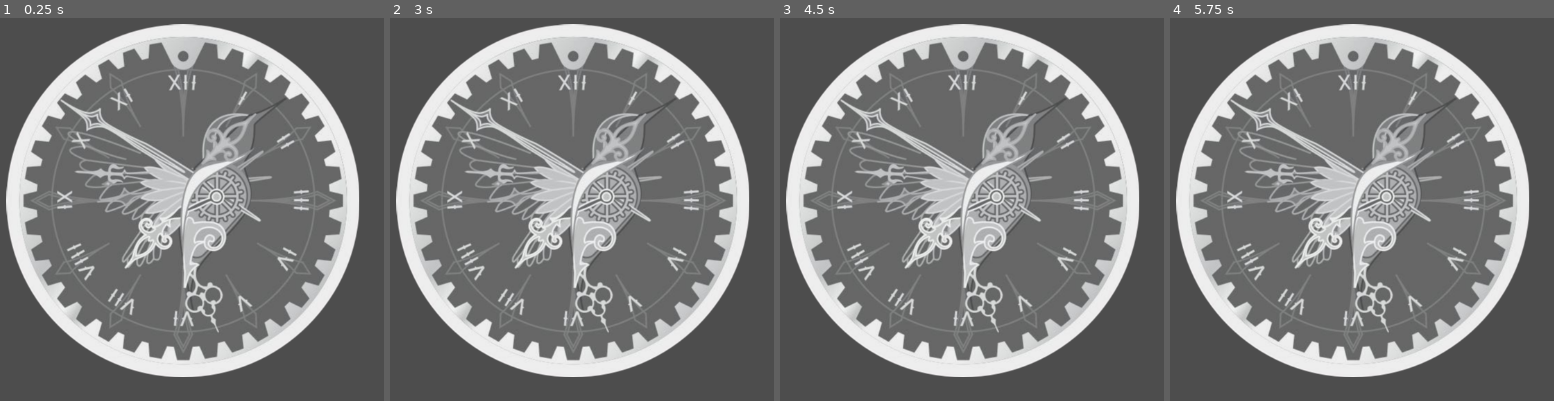
Above: before the commit, frames 1-4 (left to right).
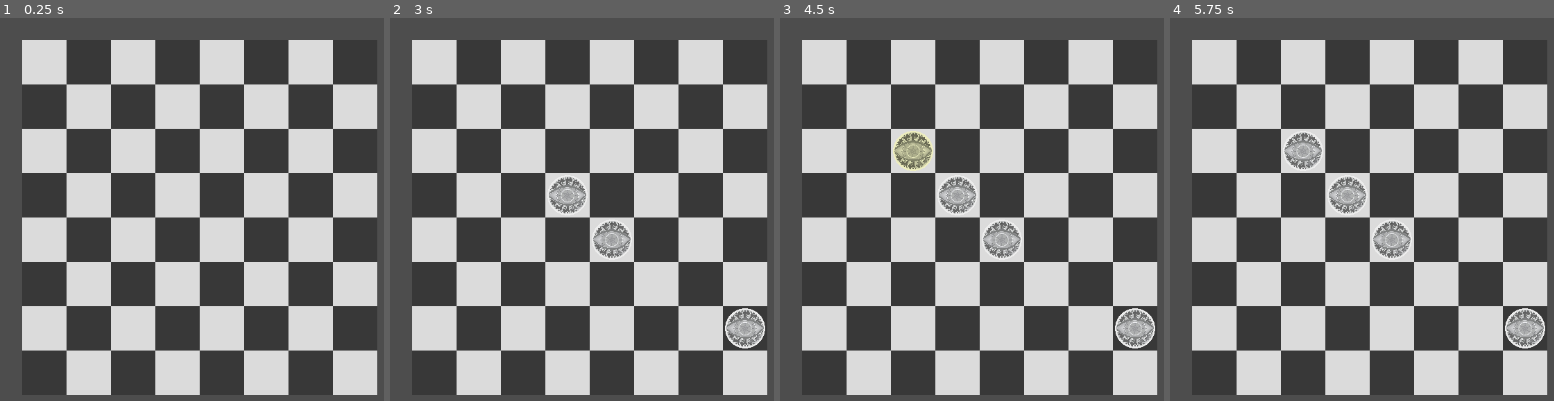
Above: after the commit, the same moments.

Repository: wincor-nixdorf/Gears2D
Game: Godot game, scene res://scenes/board.tscn
Two runs of this game, one before a commit and one after it. Both use one fixed random seed, a clock stepped at 60 frames per second and the inputs below. Before the commit the project starts from res://scenes/gear.tscn.
Inputs (mouse positions are in pixels of both pictures, inside the frame that each line leads up to):
- Up to frame 1 (0.25 s): no input
- Up to frame 2 (3 s): tap Enter at 0.5, 2 s; move the mouse to (574, 201) at 0.52 s; click (574, 201) at 0.67 s; tap Space at 1.25, 2.75 s; move the mouse to (605, 240) at 1.27 s; click (605, 240) at 1.42 s; move the mouse to (outside the picture) at 2.02 s; click (outside the picture) at 2.17 s; move the mouse to (724, 309) at 2.77 s; click (724, 309) at 2.92 s
- Up to frame 3 (4.5 s): tap Enter at 3.5 s; move the mouse to (outside the picture) at 3.52 s; click (outside the picture) at 3.67 s; tap Space at 4.25 s; move the mouse to (914, 152) at 4.27 s; click (914, 152) at 4.42 s
- Up to frame 4 (5.75 s): move the mouse to (outside the picture) at 5.02 s; click (outside the picture) at 5.17 s

The runs differ from the first frame. In frame 1, 72% of the frame differs, in the area x 1-99%, y 1-99%; in frame 2, 73%; in frame 3, 73%; in frame 4, 72%.

Commit message:
20260224
Начало: Gear, Cell, Board

Diff:
--- a/project.godot
+++ b/project.godot
@@ -11,7 +11,7 @@
 [application]
 
 config/name="Gears2D"
-run/main_scene="uid://b47r4iy5y6o7c"
+run/main_scene="uid://dcjnfunlci5tn"
 config/features=PackedStringArray("4.5", "GL Compatibility")
 config/icon="res://icon.svg"
 
--- /dev/null
+++ b/scenes/board.gd
@@ -0,0 +1,55 @@
+extends Node2D
+
+const CELL_SIZE = 64
+const CELL_INDENT = 0.9
+const BOARD_SIZE = 8
+const BOARD_SHIFT_X = 100
+const BOARD_SHIFT_Y = 100
+const GEAR_TEXTURE_SIZE = 509  # замените на реальный размер вашей текстуры
+
+var cells: Array = []  # двумерный массив ссылок на клетки
+var current_gear_scene: PackedScene = preload("res://scenes/Gear.tscn")
+
+func _ready():
+	generate_board()
+
+func generate_board():
+	for x in range(BOARD_SIZE):
+		var row = []
+		for y in range(BOARD_SIZE):
+			var cell = preload("res://scenes/Cell.tscn").instantiate()
+			add_child(cell)
+			cell.position = Vector2(x * CELL_SIZE + BOARD_SHIFT_X, y * CELL_SIZE + BOARD_SHIFT_Y)
+			cell.board_pos = Vector2i(x, y)
+			# Шахматная раскраска: (x+y) чётное – белое (игрок 1), нечётное – чёрное (игрок 2)
+			if (x + y) % 2 == 0:
+				cell.sprite.modulate = Color(1, 1, 1, 0.8)  # белое с прозрачностью
+			else:
+				cell.sprite.modulate = Color(0.2, 0.2, 0.2, 0.8)  # тёмно-серое (чёрное)
+			cell.clicked.connect(_on_cell_clicked)
+			row.append(cell)
+		cells.append(row)
+
+
+func _on_cell_clicked(cell: Node2D, board_pos: Vector2i):
+	if not cell.is_empty():
+		print("Клетка занята")
+		return
+
+	var new_gear = current_gear_scene.instantiate()
+
+	# Устанавливаем текстуры (должны быть загружены до вызова set_cell_size)
+	new_gear.texture_reverse = preload("res://assets/gears/revers.png")
+	new_gear.texture_obverse = preload("res://assets/gears/obverse_bird_of_paradise.png")
+
+	# Настраиваем размер под клетку (используем CELL_SIZE и отступ)
+	new_gear.set_cell_size(CELL_SIZE, CELL_INDENT)
+
+	# Прочие параметры
+	new_gear.gear_name = "Test Gear"
+	new_gear.owner_id = 0
+	new_gear.max_good_ticks = 3
+	new_gear.max_bad_ticks = 2
+
+	# Размещаем на клетке
+	cell.set_occupied(new_gear)
--- /dev/null
+++ b/scenes/board.tscn
@@ -0,0 +1,6 @@
+[gd_scene load_steps=2 format=3 uid="uid://dcjnfunlci5tn"]
+
+[ext_resource type="Script" uid="uid://cfgjirjc0jruy" path="res://scenes/board.gd" id="1_bw3vb"]
+
+[node name="Board" type="Node2D"]
+script = ExtResource("1_bw3vb")
--- /dev/null
+++ b/scenes/cell.gd
@@ -0,0 +1,34 @@
+extends Area2D
+
+signal clicked(cell: Node2D, board_pos: Vector2i)
+
+var board_pos: Vector2i
+var occupied_gear: Node2D = null
+
+@onready var sprite: Sprite2D = $Sprite
+
+func _ready():
+	# Цвет клетки будет задаваться из Board
+	input_event.connect(_on_input_event)
+
+func _on_input_event(viewport: Node, event: InputEvent, shape_idx: int):
+	if event is InputEventMouseButton and event.button_index == MOUSE_BUTTON_LEFT and event.pressed:
+		print("Клик по клетке ", board_pos)   # <-- добавить
+		clicked.emit(self, board_pos)
+
+func is_empty() -> bool:
+	return occupied_gear == null
+
+func set_occupied(gear: Node2D):
+	occupied_gear = gear
+	add_child(gear)
+	gear.position = Vector2.ZERO  # центр клетки
+
+func remove_gear():
+	if occupied_gear:
+		occupied_gear.queue_free()
+		occupied_gear = null
+
+
+func _on_clicked(cell, board_pos):
+	pass # Replace with function body.
--- /dev/null
+++ b/scenes/cell.tscn
@@ -0,0 +1,18 @@
+[gd_scene load_steps=4 format=3 uid="uid://c0nknjujbfwvq"]
+
+[ext_resource type="Script" uid="uid://bnqssfpnmsyf7" path="res://scenes/cell.gd" id="1_0s7o3"]
+[ext_resource type="Texture2D" uid="uid://d02nflwp8gxkm" path="res://assets/board/cell_white.png" id="2_nm02e"]
+
+[sub_resource type="RectangleShape2D" id="RectangleShape2D_0s7o3"]
+size = Vector2(64, 64)
+
+[node name="Cell" type="Area2D"]
+script = ExtResource("1_0s7o3")
+
+[node name="Sprite" type="Sprite2D" parent="."]
+texture = ExtResource("2_nm02e")
+
+[node name="CollisionShape2D" type="CollisionShape2D" parent="."]
+shape = SubResource("RectangleShape2D_0s7o3")
+
+[connection signal="clicked" from="." to="." method="_on_clicked"]
--- a/scenes/gear.gd
+++ b/scenes/gear.gd
@@ -4,48 +4,76 @@
 signal rotated(gear: Node2D, old_ticks: int, new_ticks: int)
 signal triggered(gear: Node2D)
 signal destroyed(gear: Node2D)
+signal clicked(gear: Node2D)
 
-# Экспортируемые переменные (для настройки в редакторе)
+# Экспортируемые переменные
 @export var gear_name: String = "Generic Gear"
-@export var owner_id: int = 0               # 0 - игрок 1, 1 - игрок 2
-@export var max_good_ticks: int = 3         # сколько тиков до срабатывания (скрыто)
-@export var max_bad_ticks: int = 2          # сколько тиков до уничтожения (скрыто)
-
-# Текстуры (задаются в инспекторе)
-@export var texture_reverse: Texture2D      # реверс (с указателем)
-@export var texture_obverse: Texture2D       # аверс (после срабатывания)
+@export var owner_id: int = 0
+@export var max_good_ticks: int = 3
+@export var max_bad_ticks: int = 2
+@export var texture_reverse: Texture2D
+@export var texture_obverse: Texture2D
 
 # Внутренние переменные
 var is_face_up: bool = false
-var current_ticks: int = 0                  # 0 - начальное положение
+var current_ticks: int = 0
 var is_triggered: bool = false
+var board_position: Vector2i = Vector2i(-1, -1)  # будет установлено клеткой
 
-# Ссылки на ноды
 @onready var sprite: Sprite2D = $Sprite
 @onready var click_area: Area2D = $ClickArea
+@onready var collision_shape: CollisionShape2D = $ClickArea/CollisionShape2D
 
 func _ready():
-	# Устанавливаем начальную текстуру (реверс)
 	sprite.texture = texture_reverse
-	# Поворачиваем спрайт в соответствии с начальным положением (0 тиков)
 	update_rotation()
-	# Подключаем сигнал входа мыши для подсветки (опционально)
+	click_area.input_event.connect(_on_click_area_input)
+	# Можно добавить подсветку при наведении
 	click_area.mouse_entered.connect(_on_mouse_entered)
 	click_area.mouse_exited.connect(_on_mouse_exited)
 
-# Поворачивает спрайт на угол, соответствующий current_ticks.
-# Угол = -current_ticks * 30° (отрицательный угол = поворот по часовой стрелке в Godot).
+# Новый метод: настраивает спрайт и коллизию под размер клетки
+func set_cell_size(cell_size: float, indent: float = 0.9):
+	var sprite_node = $Sprite as Sprite2D
+	if not sprite_node:
+		push_error("Sprite node not found")
+		return
+
+	var collision_shape_node = $ClickArea/CollisionShape2D as CollisionShape2D
+	if not collision_shape_node:
+		push_error("CollisionShape2D not found")
+		return
+
+	var target_size = cell_size * indent
+
+	if sprite_node.texture:
+		var tex_size = sprite_node.texture.get_size()
+		sprite_node.scale = Vector2(target_size / tex_size.x, target_size / tex_size.y)
+	else:
+		sprite_node.scale = Vector2.ONE
+
+	# Устанавливаем коллизию
+	if collision_shape_node.shape == null or not (collision_shape_node.shape is CircleShape2D):
+		var new_shape = CircleShape2D.new()
+		collision_shape_node.shape = new_shape
+	collision_shape_node.shape.radius = target_size / 2.0
+
+# Метод для задания радиуса коллизии (круг)
+func set_collision_radius(radius: float):
+	if collision_shape.shape == null or not (collision_shape.shape is CircleShape2D):
+		var new_shape = CircleShape2D.new()
+		collision_shape.shape = new_shape
+	collision_shape.shape.radius = radius
+
 func update_rotation():
 	var angle_deg = -current_ticks * 30.0
 	sprite.rotation_degrees = angle_deg
 
-# Повернуть по часовой стрелке (тик)
 func rotate_clockwise(ticks: int = 1) -> bool:
 	if is_triggered:
-		return false  # сработавшую монету нельзя вращать
+		return false
 	var old_ticks = current_ticks
 	current_ticks += ticks
-	# Проверяем достижение хорошего конца
 	if current_ticks >= max_good_ticks:
 		trigger()
 		return true
@@ -53,13 +81,11 @@
 	rotated.emit(self, old_ticks, current_ticks)
 	return true
 
-# Повернуть против часовой стрелки (так)
 func rotate_counterclockwise(ticks: int = 1) -> bool:
 	if is_triggered:
 		return false
 	var old_ticks = current_ticks
 	current_ticks -= ticks
-	# Проверяем достижение плохого конца
 	if current_ticks <= -max_bad_ticks:
 		destroy()
 		return true
@@ -67,39 +93,35 @@
 	rotated.emit(self, old_ticks, current_ticks)
 	return true
 
-# Срабатывание монеты
 func trigger():
 	if is_triggered:
 		return
 	is_triggered = true
 	is_face_up = true
 	sprite.texture = texture_obverse
-	# Фиксируем поворот (обычно аверс не вращается)
 	sprite.rotation_degrees = 0
 	triggered.emit(self)
 
-# Уничтожение монеты
 func destroy():
 	destroyed.emit(self)
 	queue_free()
 
-# Проверка, может ли монета ещё вращаться
 func can_rotate() -> bool:
 	return not is_triggered
 
-# Возвращает оставшиеся тики до срабатывания (положительное число)
 func ticks_to_trigger() -> int:
 	return max(0, max_good_ticks - current_ticks)
 
-# Возвращает оставшиеся тики до уничтожения (положительное число)
 func ticks_to_destruction() -> int:
 	if current_ticks < 0:
-		# Мы уже ушли в отрицательную область
-		return max(0, max_bad_ticks + current_ticks)  # current_ticks отрицательное, например -1 => max-1
+		return max(0, max_bad_ticks + current_ticks)
 	else:
 		return max_bad_ticks
 
-# Для владельца: показать скрытые параметры (например, при наведении)
+func can_take_ticks(ticks: int) -> int:
+	var available = max_bad_ticks + current_ticks
+	return min(ticks, max(0, available))
+
 func peek() -> Dictionary:
 	return {
 		"max_good": max_good_ticks,
@@ -108,13 +130,13 @@
 		"is_face_up": is_face_up
 	}
 
-# Опционально: подсветка при наведении
+# Обработка клика по шестерне
+func _on_click_area_input(viewport: Node, event: InputEvent, shape_idx: int):
+	if event is InputEventMouseButton and event.button_index == MOUSE_BUTTON_LEFT and event.pressed:
+		clicked.emit(self)
+
 func _on_mouse_entered():
-	modulate = Color(1, 1, 0.8)  # легкая подсветка
+	modulate = Color(1, 1, 0.8)
 
 func _on_mouse_exited():
 	modulate = Color.WHITE
-
-
-func _on_click_area_area_entered(area):
-	_on_mouse_entered()
--- a/scenes/gear.tscn
+++ b/scenes/gear.tscn
@@ -1,18 +1,21 @@
-[gd_scene load_steps=3 format=3 uid="uid://b47r4iy5y6o7c"]
+[gd_scene load_steps=4 format=3 uid="uid://b47r4iy5y6o7c"]
 
 [ext_resource type="Script" uid="uid://2jgliogo3nqr" path="res://scenes/gear.gd" id="1_btfrt"]
-[ext_resource type="Texture2D" uid="uid://cfdejx113uhxk" path="res://assets/gears/obverse_bird_of_paradise.png" id="2_7j0fb"]
+[ext_resource type="Texture2D" uid="uid://chpiaemmb4ncy" path="res://assets/gears/Revers.png" id="2_7j0fb"]
+
+[sub_resource type="CircleShape2D" id="CircleShape2D_7j0fb"]
+radius = 30.0
 
 [node name="Gear" type="Node2D"]
 position = Vector2(300, 300)
 script = ExtResource("1_btfrt")
-texture_reverse = ExtResource("2_7j0fb")
-texture_obverse = ExtResource("2_7j0fb")
 
 [node name="Sprite" type="Sprite2D" parent="."]
+texture = ExtResource("2_7j0fb")
 
 [node name="ClickArea" type="Area2D" parent="."]
 
 [node name="CollisionShape2D" type="CollisionShape2D" parent="ClickArea"]
+shape = SubResource("CircleShape2D_7j0fb")
 
 [connection signal="area_entered" from="ClickArea" to="." method="_on_click_area_area_entered"]
Binary file added: assets/board/cell_white.png
Not shown, changed: assets/board/cell_white.png.import
Binary file removed: assets/gears/Revers.jpg
Not shown, removed: assets/gears/Revers.jpg.import
Binary file removed: assets/gears/photo_2018-09-02_13-56-56.jpg
Not shown, added: scenes/board.gd.uid
Not shown, added: scenes/cell.gd.uid
